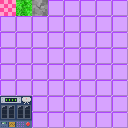
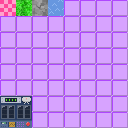
Layer changes from the first (128, 128) image to the second:
renamed "Hue/Saturation 1" to "Layer 6", painted on it over (48, 0, 64, 16)
